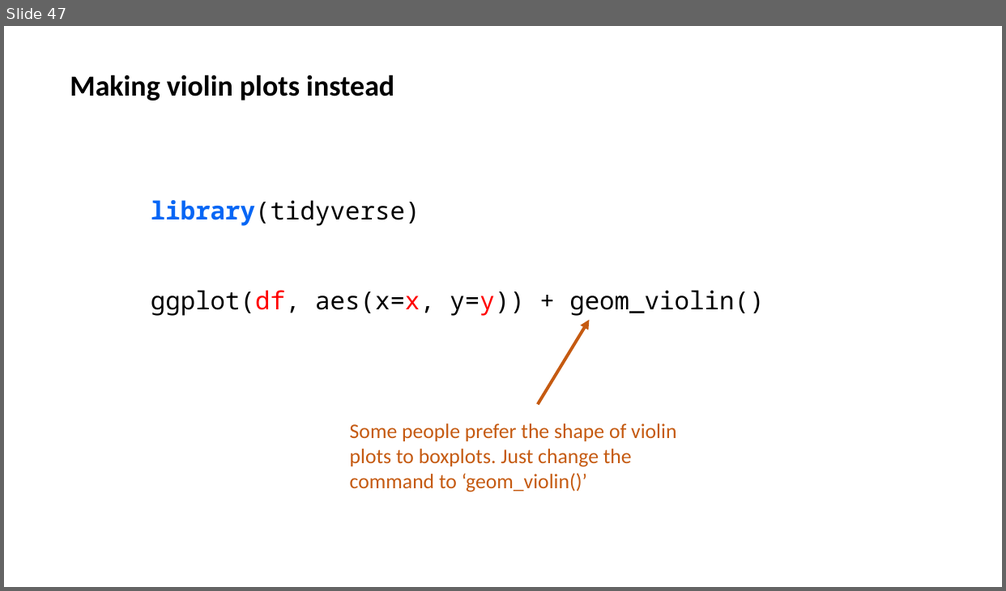
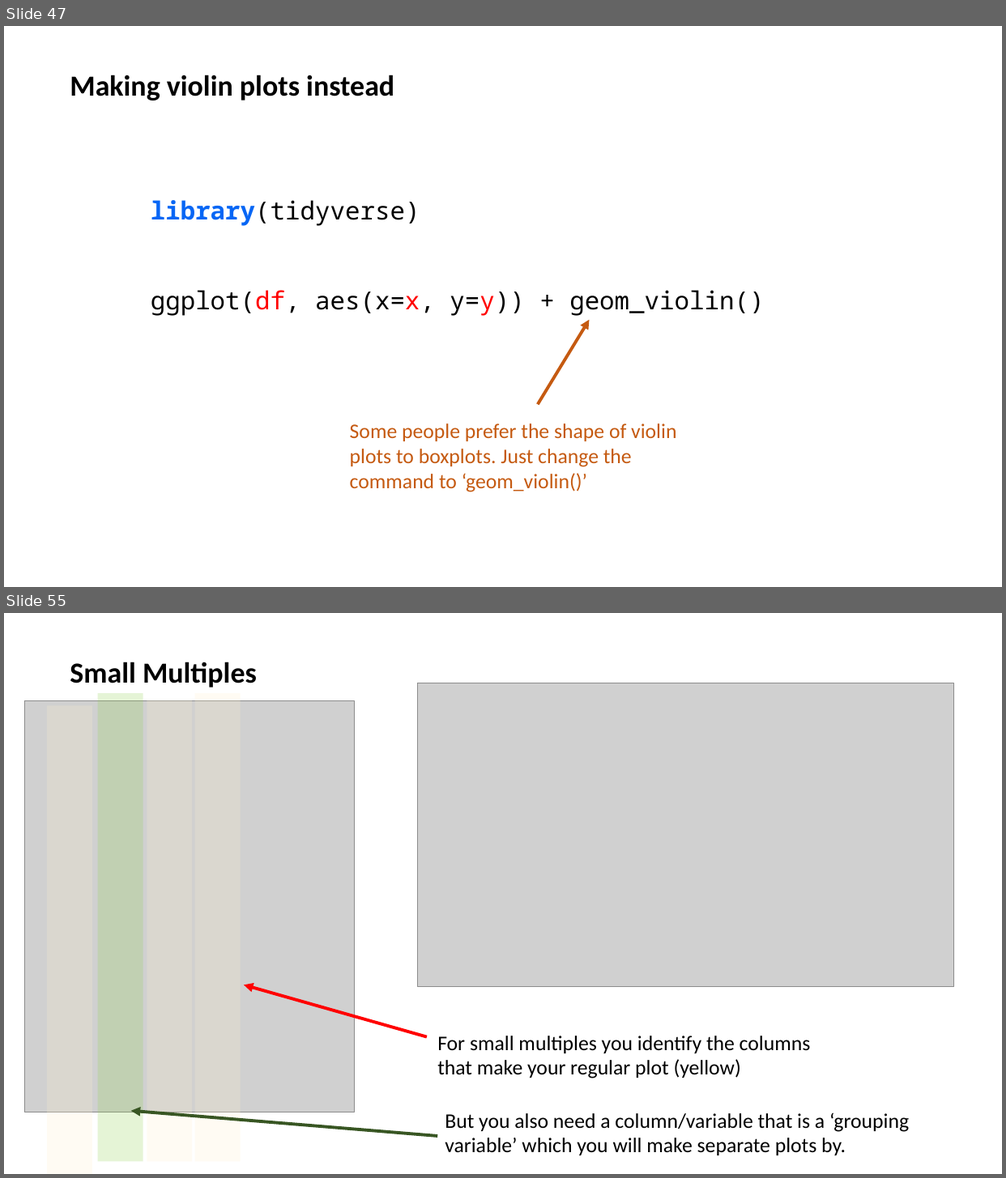
Before and after one commit to jalapic/PSY317L, a slide deck: slides/intro_ggplot2.pptx. Shown one above the other, each under a label of ours: slide 47 before the commit, slides 47 and 55 after it; the slides between them are not shown. The pictures are 1006x591 and 1006x1178 pixels, drawn with LibreOffice and Linux fonts; fonts in the diff are those of the drawing; grey boxes stand for pictures. Boxes give left, top, right and bottom in pixels: in the first picture for what was removed or moved away, otherwise in the second. Text is boxed around its words. In the diff, an @@ line names an element or a change of style, - is before the commit and + after.

Commit message:
update slides

```diff
--- a/slides/intro_ggplot2.pptx
+++ b/slides/intro_ggplot2.pptx
@@ slide 55 added at (4, 613, 1002, 1174), background #FFFFFF @@
@@ text added at (70, 662, 257, 688), 28 pt, text #000000, bold @@
+Small Multiples
@@ picture added at (418, 683, 954, 986) @@
@@ picture added at (25, 700, 355, 1112) @@
@@ rectangle added at (47, 706, 92, 1174), fill #FFF2CC at 23% opacity @@
@@ rectangle added at (98, 693, 143, 1161), fill #92D050 at 23% opacity @@
@@ rectangle added at (147, 700, 193, 1161), fill #FFF2CC at 23% opacity @@
@@ rectangle added at (195, 693, 241, 1161), fill #FFF2CC at 23% opacity @@
@@ arrow added from (427, 1037) to (244, 985), #FF0000 3 pt @@
@@ text added at (437, 1036, 811, 1079), 20 pt, text #000000 @@
+For small multiples you identify the columns that make your regular plot (yellow)
@@ arrow added from (437, 1136) to (131, 1111), #385723 3 pt @@
@@ text added at (445, 1113, 909, 1156), 20 pt, text #000000 @@
+But you also need a column/variable that is a ‘grouping variable’ which you will make separate plots by.
```
Also in this commit, not shown: 10 other slides added, 2 slides removed, 2 other files.
